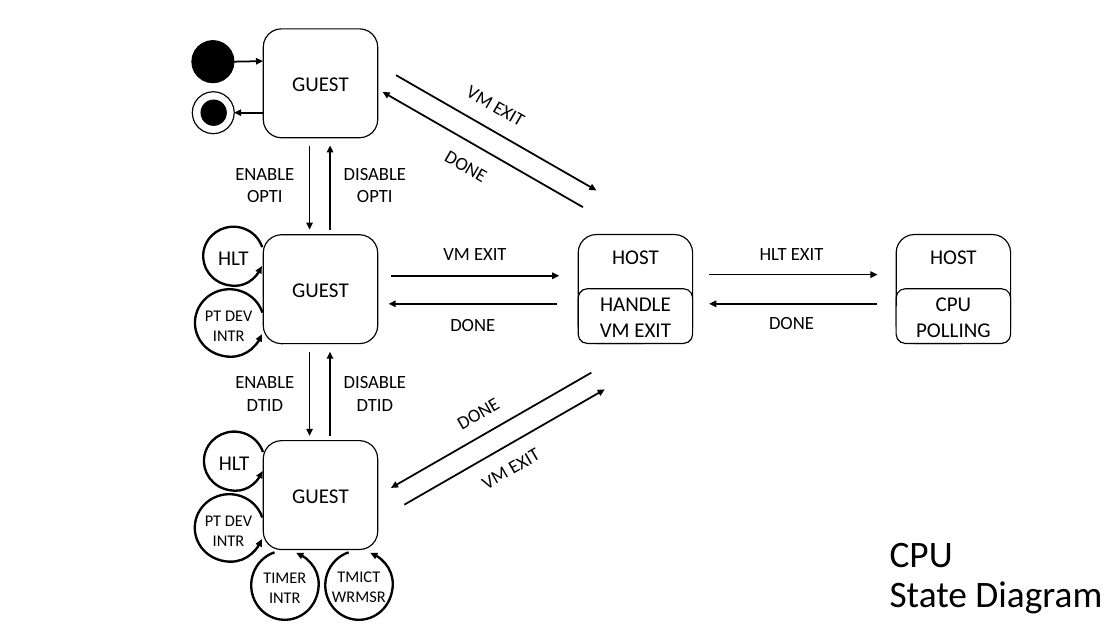
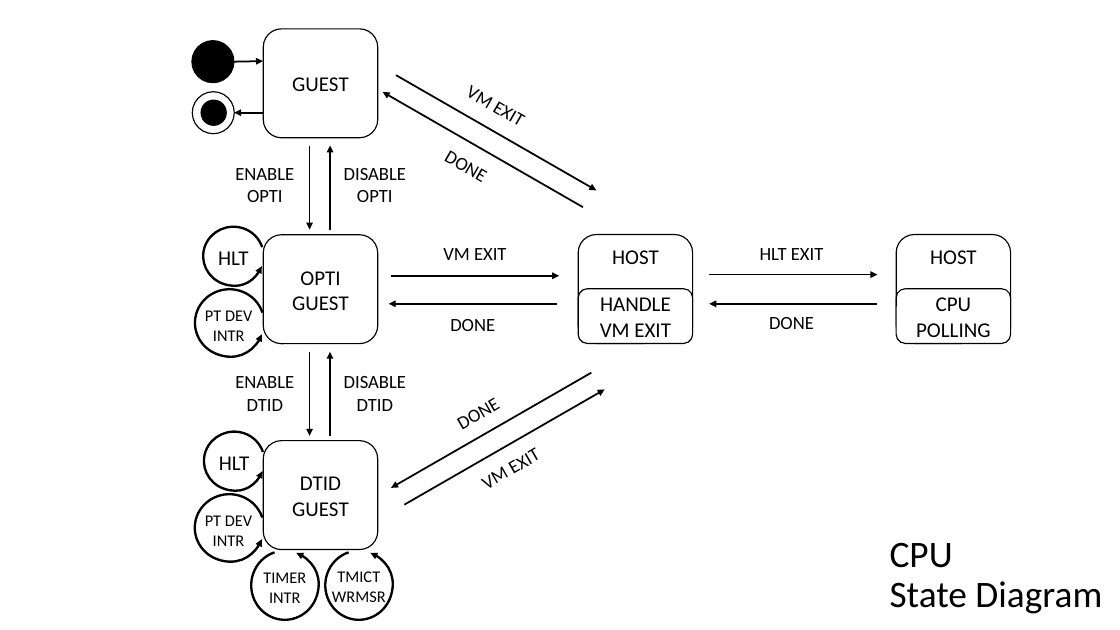
Before and after one commit to PJTPJT/pci-passthrough, a slide deck: slide 4 of haas/design_diagram.pptx. Drawn at 1120x630 pixels with LibreOffice and Linux fonts; fonts in the diff are those of the drawing. Boxes give left, top, right and bottom in pixels: in the first picture for what was removed or moved away, otherwise in the second. Text is boxed around its words. In the diff, an @@ line names an element or a change of style, - is before the commit and + after.

Commit message:
Update the BVM architecture and DTID diagram
modified:   design_diagram.pptx

```diff
--- a/haas/design_diagram.pptx
+++ b/haas/design_diagram.pptx
@@ text in rounded rectangle at [300, 271, 340, 285]: paragraph added @@
+OPTI
@@ text in rounded rectangle at [300, 476, 341, 490]: paragraph added @@
+DTID
```
Also in this commit, not shown: 1 other slide changed, 1 slide added, 1 slide removed.
